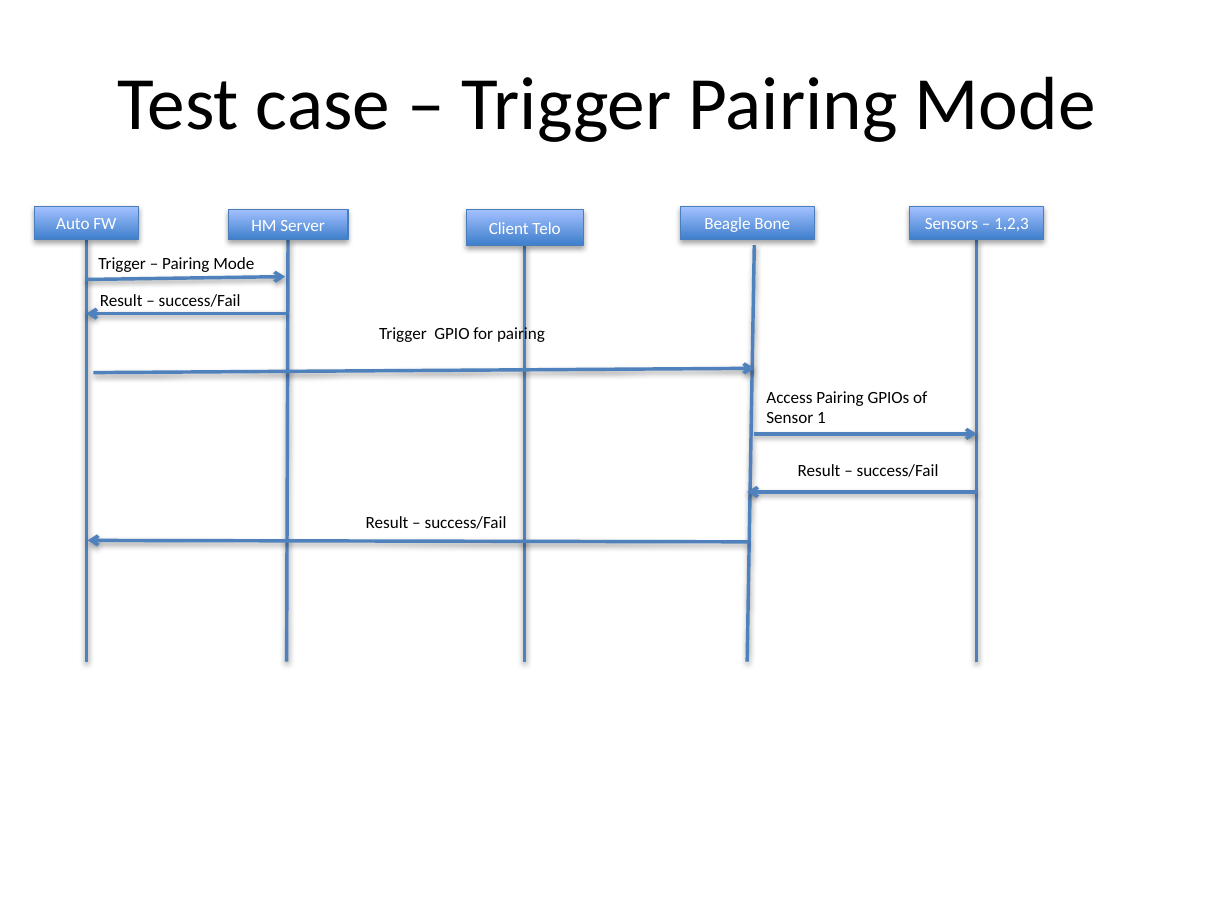
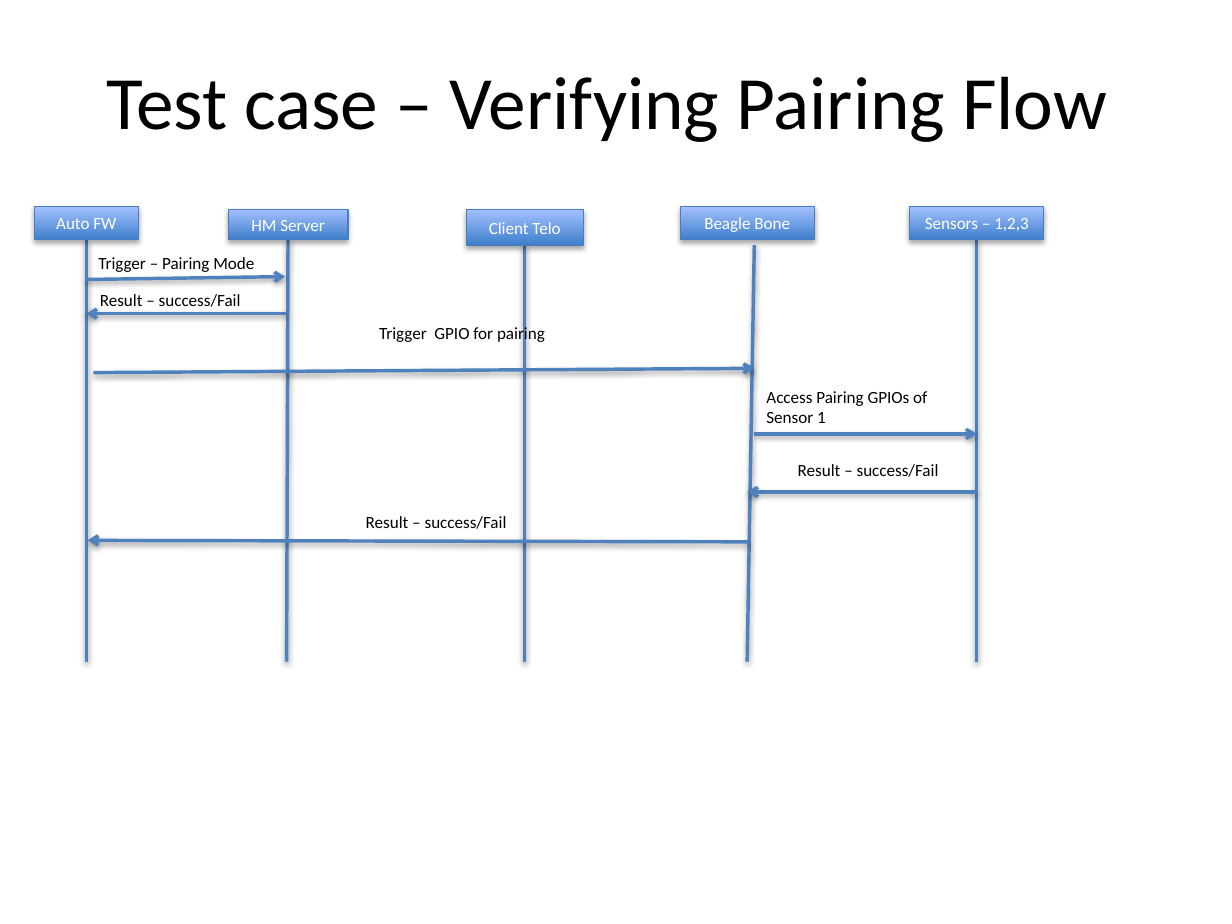
Before and after one commit to disencd/ooma-automation, a slide deck: slide 9 of ooma/homemonitoring/docs/Home Security.pptx. Drawn at 1232x924 pixels with LibreOffice and Linux fonts; fonts in the diff are those of the drawing. Boxes give left, top, right and bottom in pixels: in the first picture for what was removed or moved away, otherwise in the second. Text is boxed around its words. In the diff, an @@ line names an element or a change of style, - is before the commit and + after.

```diff
--- a/ooma/homemonitoring/docs/Home Security.pptx
+++ b/ooma/homemonitoring/docs/Home Security.pptx
@@ title at [106,76,1107,142]: text changed @@
-Test case – Trigger Pairing Mode
+Test case – Verifying Pairing Flow
```
Also in this commit, not shown: 4 other slides changed, 4 other files.
